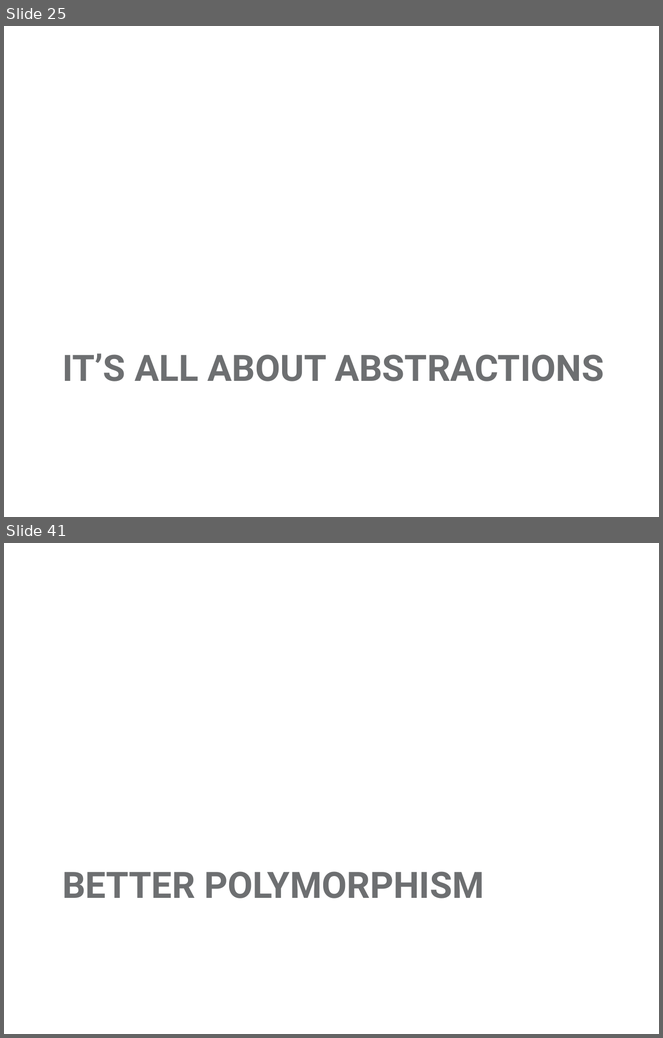
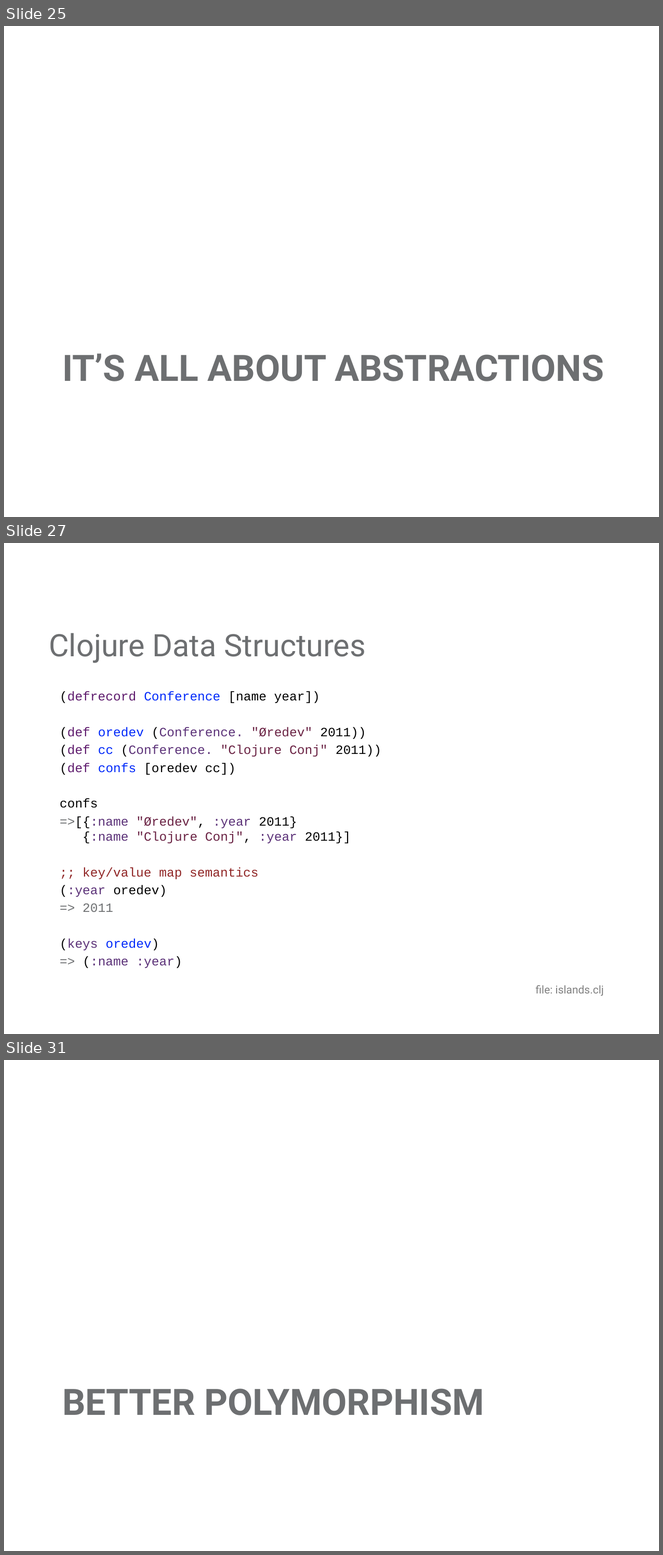
Before and after one commit to mjul/top-10-clojure-oredev-2011, a slide deck: Top Things to Learn From Clojure.pptx. Shown one above the other, each under a label of ours: slides 25 and 41 before the commit, slides 25, 27 and 31 after it; the slides between them are not shown. The pictures are 663x1038 and 663x1555 pixels, drawn with LibreOffice and Linux fonts; fonts in the diff are those of the drawing; background and template pictures are left out. Boxes give left, top, right and bottom in pixels: in the first picture for what was removed or moved away, otherwise in the second. Text is boxed around its words. In the diff, an @@ line names an element or a change of style, - is before the commit and + after.

```diff
--- a/Top Things to Learn From Clojure.pptx
+++ b/Top Things to Learn From Clojure.pptx
@@ slide 27 added at <box>4,543,659,1034</box>, background #FFFFFF @@
@@ title added at <box>49,633,366,663</box>, 34 pt, text #6D6F71 @@
+Clojure Data Structures
@@ text added at <box>60,691,382,968</box>, 14 pt, text #000000 @@
+(defrecord Conference [name year])
+(def oredev (Conference. "Øredev" 2011))
+(def cc (Conference. "Clojure Conj" 2011))
+(def confs [oredev cc])
+confs
+=>[{:name "Øredev", :year 2011}
+{:name "Clojure Conj", :year 2011}]
+;; key/value map semantics
+(:year oredev)
+=> 2011
+(keys oredev)
+=> (:name :year)
@@ text added at <box>536,986,604,996</box>, 12 pt, text #808080 @@
+file: islands.clj
@@ what was slide 41 is now slide 31 @@
```
Also in this commit, not shown: 9 slides changed, 1 other slide added, 6 slides removed, 4 other files.
